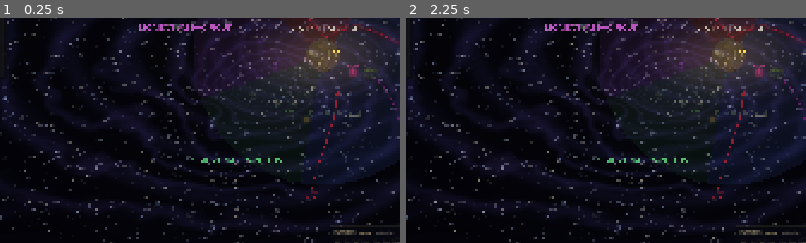
Above: before the commit, frames 1-2 (left to right).
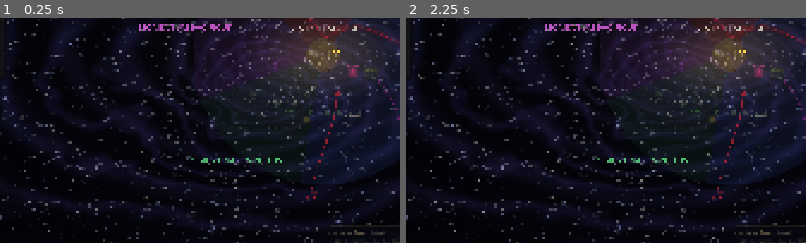
Above: after the commit, the same moments.

Repository: TomiParis/Warhammer-tomi
Game: Godot game, scene res://scenes/galaxy_map.tscn
The game is run twice, just before and just after one commit, with the same random seed, the same clock (stepped at 60 frames per second) and the same inputs.
Inputs:
- Up to frame 1 (0.25 s): no input
- Up to frame 2 (2.25 s): click "▼ FILTROS" at 0.5 s; click "► FILTROS" at 1.25 s; click "Imperium Sanctus" at 2 s
The pictures show only the part of the screen within x 10-60%, y 42-92%; the shares and areas given below are measured in that part.

The runs differ from the first frame. In frame 1, 0.2% of the frame differs, in the area x 83-98%, y 94-97%; in frame 2, 0.2%.

Commit message:
Fix: títulos del EventLog más chicos (9px título, 8px tabs)
Co-Authored-By: Claude Opus 4.6 (1M context) <noreply@anthropic.com>

Diff:
--- a/scripts/ui/event_log.gd
+++ b/scripts/ui/event_log.gd
@@ -46,7 +46,7 @@
 	var title: Label = Label.new()
 	title.text = "EVENTOS"
 	title.add_theme_color_override("font_color", Color(0.7, 0.65, 0.5))
-	title.add_theme_font_size_override("font_size", 11)
+	title.add_theme_font_size_override("font_size", 9)
 	tabs.add_child(title)
 
 	_tab_current = _create_tab("Turno", true)
@@ -128,7 +128,7 @@
 	btn.flat = true
 	var color: Color = Color(0.8, 0.72, 0.5) if active else Color(0.45, 0.42, 0.38)
 	btn.add_theme_color_override("font_color", color)
-	btn.add_theme_font_size_override("font_size", 10)
+	btn.add_theme_font_size_override("font_size", 8)
 	return btn
 
 func _connect_signals() -> void:
